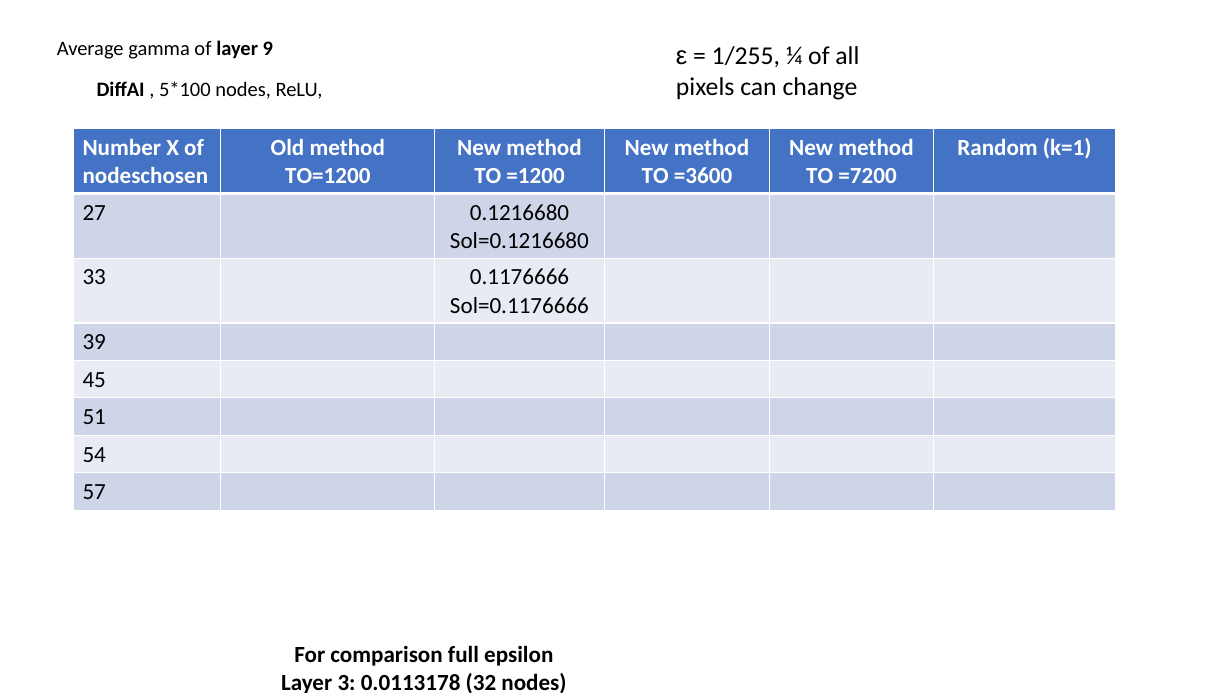
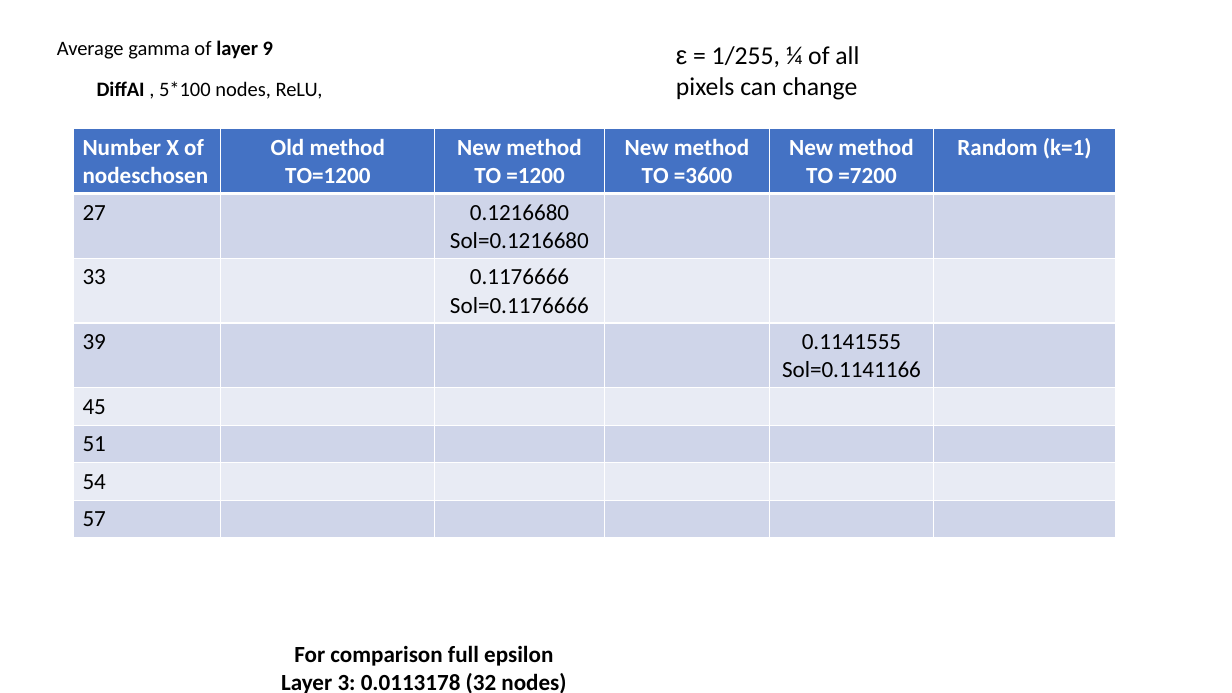
Before and after one commit to blaisegenest/vericompensate, a slide deck: slide 12 of lipschitz/Test.pptx. Drawn at 1232x693 pixels with LibreOffice and Linux fonts; fonts in the diff are those of the drawing. Boxes give left, top, right and bottom in pixels: in the first picture for what was removed or moved away, otherwise in the second. Text is boxed around its words. In the diff, an @@ line names an element or a change of style, - is before the commit and + after.

Commit message:
update table

```diff
--- a/lipschitz/Test.pptx
+++ b/lipschitz/Test.pptx
@@ table at (73, 128, 1116, 537) @@
-row 4, column 5: 
+row 4, column 5: 0.1141555 / Sol=0.1141166
```
